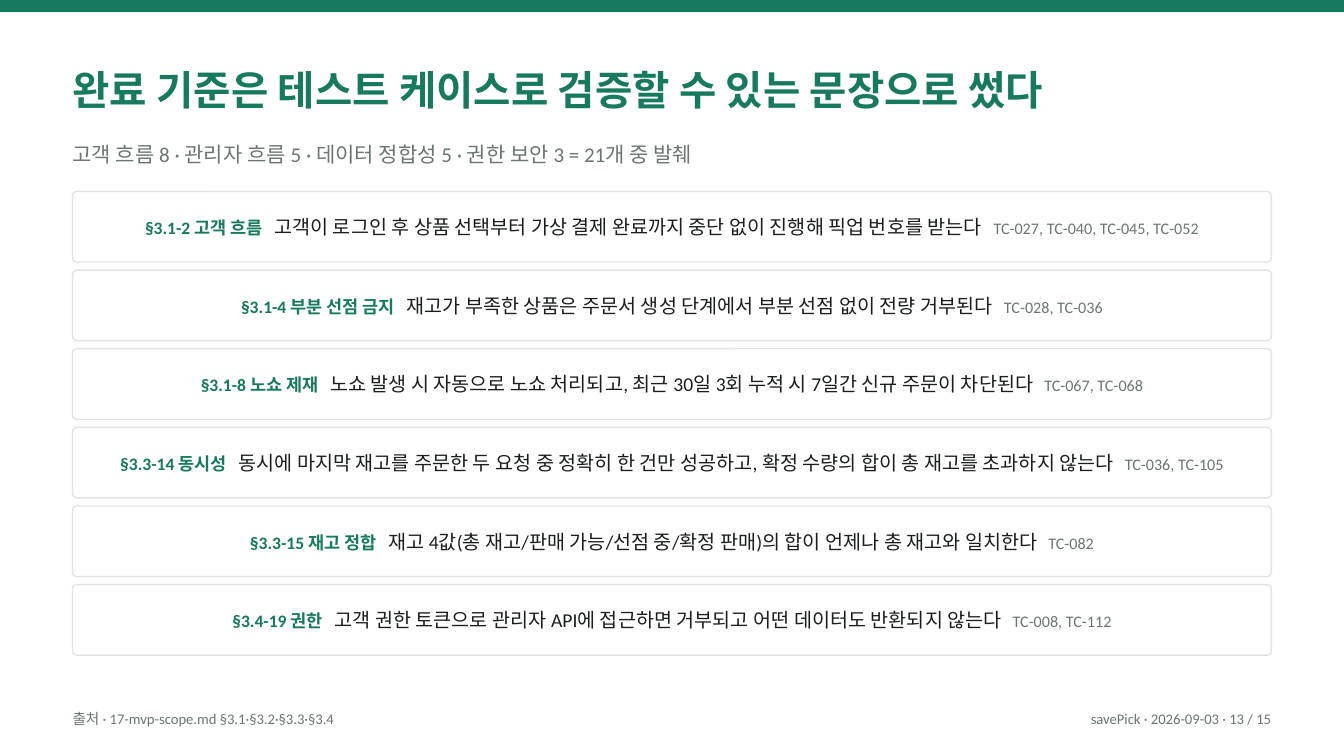
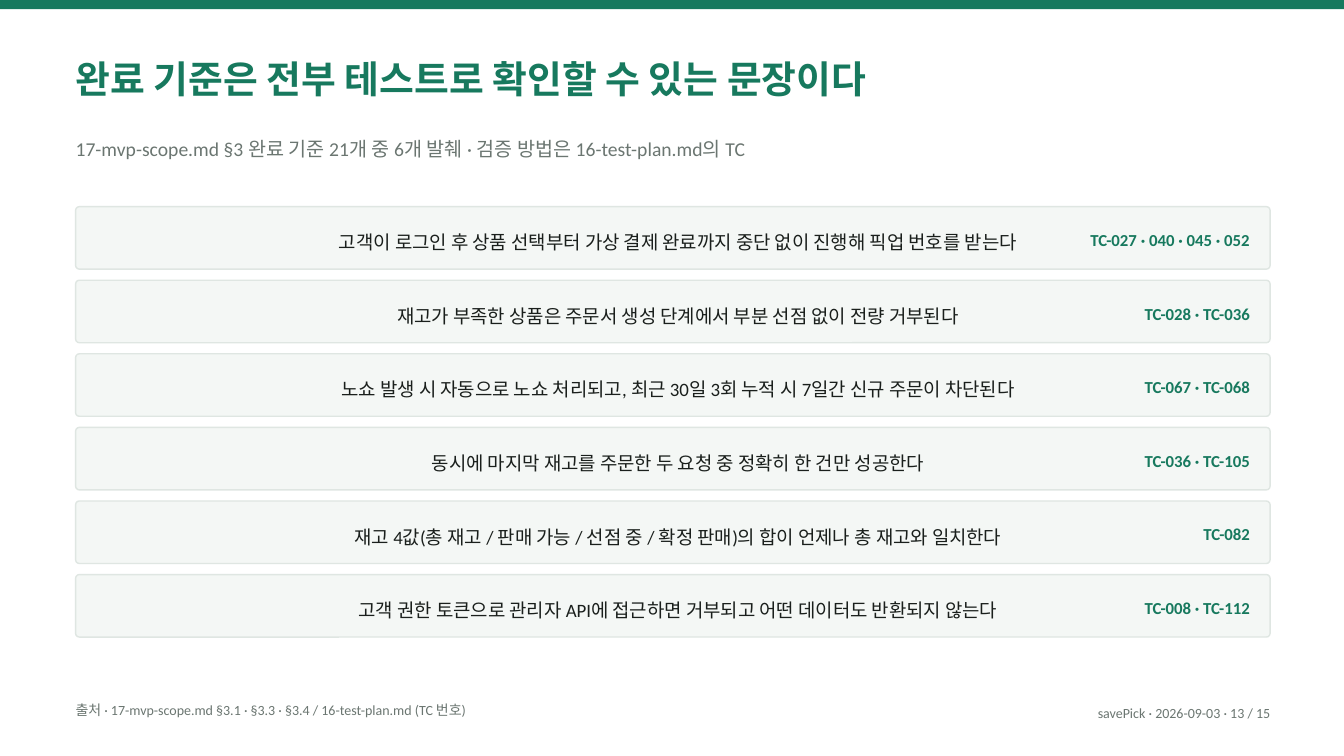
Before and after one commit to eom-tae-in/product-engineering-lab, a slide deck: slide 13 of projects/save-pick/deliverables/save-pick-overview.pptx. Drawn at 1344x756 pixels with LibreOffice and Linux fonts; fonts in the diff are those of the drawing. Boxes give left, top, right and bottom in pixels: in the first picture for what was removed or moved away, otherwise in the second. Text is boxed around its words. In the diff, an @@ line names an element or a change of style, - is before the commit and + after.

```diff
--- a/projects/save-pick/deliverables/save-pick-overview.pptx
+++ b/projects/save-pick/deliverables/save-pick-overview.pptx
@@ text at [76, 61, 866, 97]: text changed; size 29 to 27 pt @@
-완료 기준은 테스트 케이스로 검증할 수 있는 문장으로 썼다
+완료 기준은 전부 테스트로 확인할 수 있는 문장이다
@@ text at [76, 140, 745, 159]: text changed; size 15 to 14 pt @@
-고객 흐름 8 · 관리자 흐름 5 · 데이터 정합성 5 · 권한 보안 3 = 21개 중 발췌
+17-mvp-scope.md §3 완료 기준 21개 중 6개 발췌 · 검증 방법은 16-test-plan.md의 TC
@@ rounded rectangle "고객이 로그인 후 상품 선택부터 ...": place and size @@
-rounded rectangle "고객이 로그인 후 상품 선택부터 ..." at [73, 192, 1271, 262]
+rounded rectangle "고객이 로그인 후 상품 선택부터 ..." at [76, 207, 1270, 269]
@@ text in rounded rectangle at [339, 233, 1017, 251]: text changed; size 14 to 13.5 pt @@
-§3.1-2 고객 흐름 고객이 로그인 후 상품 선택부터 가상 결제 완료까지 중단 없이 진행해 픽업 번호를 받는다 TC-027, TC-040, TC-045, TC-052
+고객이 로그인 후 상품 선택부터 가상 결제 완료까지 중단 없이 진행해 픽업 번호를 받는다
@@ text added at [1090, 235, 1250, 246], 12 pt, text #17795E, bold @@
+TC-027 · 040 · 045 · 052
@@ rounded rectangle "재고가 부족한 상품은 주문서 생성 ...": place and size @@
-rounded rectangle "재고가 부족한 상품은 주문서 생성 ..." at [73, 270, 1271, 341]
+rounded rectangle "재고가 부족한 상품은 주문서 생성 ..." at [76, 280, 1270, 343]
@@ text in rounded rectangle at [397, 307, 958, 325]: text changed; size 14 to 13.5 pt @@
-§3.1-4 부분 선점 금지 재고가 부족한 상품은 주문서 생성 단계에서 부분 선점 없이 전량 거부된다 TC-028, TC-036
+재고가 부족한 상품은 주문서 생성 단계에서 부분 선점 없이 전량 거부된다
@@ text added at [1145, 308, 1250, 320], 12 pt, text #17795E, bold @@
+TC-028 · TC-036
@@ rounded rectangle "노쇼 발생 시 자동으로 노쇼 ...": place and size @@
-rounded rectangle "노쇼 발생 시 자동으로 노쇼 ..." at [73, 349, 1271, 419]
+rounded rectangle "노쇼 발생 시 자동으로 노쇼 ..." at [76, 354, 1270, 416]
@@ text in rounded rectangle at [341, 380, 1014, 398]: text changed; size 14 to 13.5 pt @@
-§3.1-8 노쇼 제재 노쇼 발생 시 자동으로 노쇼 처리되고, 최근 30일 3회 누적 시 7일간 신규 주문이 차단된다 TC-067, TC-068
+노쇼 발생 시 자동으로 노쇼 처리되고, 최근 30일 3회 누적 시 7일간 신규 주문이 차단된다
@@ text added at [1145, 381, 1250, 393], 12 pt, text #17795E, bold @@
+TC-067 · TC-068
@@ fill #FFFFFF to #F4F7F5 in 6 elements at [76, 207, 1270, 269], [76, 501, 1270, 564], [76, 354, 1270, 416], [76, 575, 1270, 637], [76, 280, 1270, 343], [76, 427, 1270, 490] @@
@@ rounded rectangle "동시에 마지막 재고를 주문한 두 ...": place and size @@
-rounded rectangle "동시에 마지막 재고를 주문한 두 ..." at [73, 427, 1271, 498]
+rounded rectangle "동시에 마지막 재고를 주문한 두 ..." at [76, 427, 1270, 490]
@@ text in rounded rectangle at [432, 454, 924, 472]: text changed; size 14 to 13.5 pt @@
-§3.3-14 동시성 동시에 마지막 재고를 주문한 두 요청 중 정확히 한 건만 성공하고, 확정 수량의 합이 총 재고를 초과하지 않는다 TC-036, TC-105
+동시에 마지막 재고를 주문한 두 요청 중 정확히 한 건만 성공한다
@@ text added at [1145, 455, 1250, 467], 12 pt, text #17795E, bold @@
+TC-036 · TC-105
@@ rounded rectangle "재고 4값(총 재고 / 판매 ...": place and size @@
-rounded rectangle "재고 4값(총 재고 / 판매 ..." at [73, 506, 1271, 577]
+rounded rectangle "재고 4값(총 재고 / 판매 ..." at [76, 501, 1270, 564]
@@ text in rounded rectangle at [355, 528, 1001, 547]: text changed; size 14 to 13.5 pt @@
-§3.3-15 재고 정합 재고 4값(총 재고/판매 가능/선점 중/확정 판매)의 합이 언제나 총 재고와 일치한다 TC-082
+재고 4값(총 재고 / 판매 가능 / 선점 중 / 확정 판매)의 합이 언제나 총 재고와 일치한다
@@ text added at [1203, 528, 1250, 540], 12 pt, text #17795E, bold @@
+TC-082
@@ rounded rectangle "고객 권한 토큰으로 관리자 API에 ...": place and size @@
-rounded rectangle "고객 권한 토큰으로 관리자 API에 ..." at [73, 585, 1271, 655]
+rounded rectangle "고객 권한 토큰으로 관리자 API에 ..." at [76, 575, 1270, 637]
@@ text in rounded rectangle at [359, 601, 997, 619]: text changed; size 14 to 13.5 pt @@
-§3.4-19 권한 고객 권한 토큰으로 관리자 API에 접근하면 거부되고 어떤 데이터도 반환되지 않는다 TC-008, TC-112
+고객 권한 토큰으로 관리자 API에 접근하면 거부되고 어떤 데이터도 반환되지 않는다
@@ text added at [1145, 602, 1250, 614], 12 pt, text #17795E, bold @@
+TC-008 · TC-112
@@ text at [76, 703, 466, 717]: text changed; size 10.5 to 10 pt @@
-출처 · 17-mvp-scope.md §3.1·§3.2·§3.3·§3.4
+출처 · 17-mvp-scope.md §3.1 · §3.3 · §3.4 / 16-test-plan.md (TC 번호)
@@ text "savePick · 2026-09-03 · 13 ...": place and size @@
-text "savePick · 2026-09-03 · 13 ..." at [1091, 714, 1271, 724]
+text "savePick · 2026-09-03 · 13 ..." at [1098, 708, 1270, 718]
@@ text "savePick · 2026-09-03 · 13 ..." at [1098, 708, 1270, 718]: size 10.5 to 10 pt; more space between paragraphs @@
```
Also in this commit, not shown: 14 other slides changed, 2 other files.
